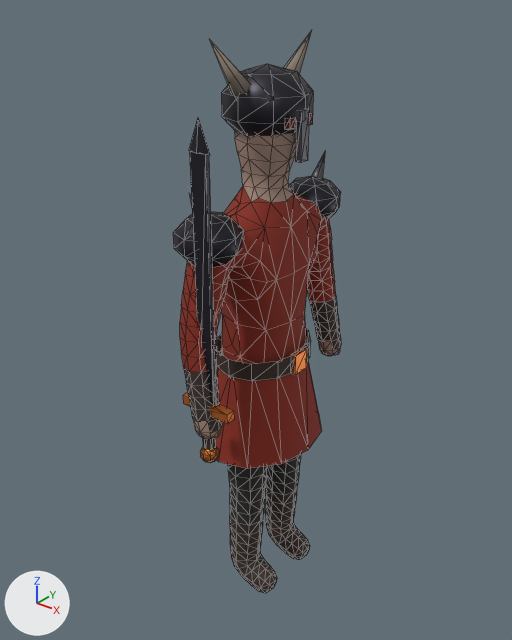
Two versions of the glTF model public/models/asch_melee.glb, one commit apart.
Before and after are seen from a 50 mm lens placed at (1.46, -1.87, 2.36), pointed at (-0.05, 0.01, 1.19). Arrows for +X, +Y and +Z are at lower left; the lights stay in place. The first picture is the older version. Mesh edges are drawn as thin lines. Vertices at exactly the same position are counted once.

Names of what the first picture shows: 'asch_melee'.
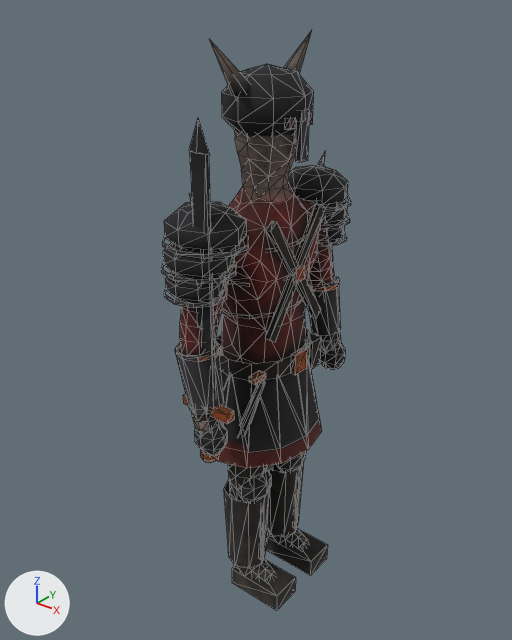
Changed parts and their boxes [x1, y1, x2, y2] in the pictures (512 x 640 px):
'asch_melee', reshaped (13% wider): before [173, 30, 341, 593]; after [161, 30, 351, 611]
part 1 of me_asch_melee, added: after [222, 299, 303, 319]
part 2 of me_asch_melee, added (mostly hidden): after [228, 281, 245, 286]
part 3 of me_asch_melee, added (mostly hidden): after [268, 237, 304, 252]
part 4 of me_asch_melee, added: after [293, 265, 305, 283]
part 5 of me_asch_melee, added: after [288, 165, 348, 207]
part 6 of me_asch_melee, added: after [323, 200, 347, 225]
part 7 of me_asch_melee, added: after [164, 201, 246, 253]
part 8 of me_asch_melee, added: after [163, 243, 234, 280]
part 9 of me_asch_melee, added: after [320, 342, 345, 370]
part 10 of me_asch_melee, added: after [194, 422, 227, 456]
part 11 of me_asch_melee, added: after [276, 451, 306, 472]
part 12 of me_asch_melee, added: after [266, 529, 328, 576]
part 13 of me_asch_melee, added: after [239, 469, 271, 502]
part 14 of me_asch_melee, added: after [305, 333, 322, 369]
part 15 of me_asch_melee, added: after [232, 559, 296, 611]
part 16 of me_asch_melee, added: after [249, 370, 266, 385]
part 17 of me_asch_melee, added: after [161, 195, 351, 468]
part 18 of me_asch_melee, added: after [224, 464, 303, 569]
part 19 of me_asch_melee, recoloured: before [180, 30, 341, 593]; after [180, 30, 341, 582]
part 20 of me_asch_melee, recoloured: before [173, 64, 341, 463]; after [183, 64, 338, 463]

Edits to the bpy script that builds the scene:
```text
Add mat_asch_melee_matt:
    mat_asch_melee_matt = bpy.data.materials.new('asch_melee_matt')
    # uses the picture img_asch_melee_farbe
    # uses the picture img_asch_melee_rauheit
    # uses the picture img_asch_melee_relief
Change me_asch_melee:
    remove me_asch_melee.from_pydata(...)  # 963 vertices, 1810 faces; spans x -0.22..0.22, y -0.43..0.43, z 0.02..2.2
    add me_asch_melee.from_pydata(...)  # 1731 vertices, 2938 faces; spans x -0.22..0.22, y -0.45..0.45, z 0.02..2.2
    me_asch_melee part 1: the loose piece of 24 vertices spanning x -0.17..0.17, y -0.2..0.2, z 1.06..1.12 is copied, and the copy is scaled about its middle by (0.823, 0.96, 0.171), then moved by (0.0, 0.0, 0.21), in mat_asch_melee_matt; it spans x -0.14..0.14, y -0.19..0.19, z 1.29..1.31
    me_asch_melee part 2: the loose piece of 24 vertices spanning x -0.17..0.17, y -0.2..0.2, z 1.06..1.12 is copied, and the copy is scaled about its middle by (0.823, 0.96, 0.171), then moved by (0.0, 0.0, 0.33), in mat_asch_melee_matt; it spans x -0.14..0.14, y -0.19..0.19, z 1.41..1.43
    me_asch_melee part 3: the loose piece of 24 vertices spanning x -0.17..0.17, y -0.2..0.2, z 1.06..1.12 is copied, and the copy is scaled about its middle by (0.857, 1, 0.171), then moved by (0.0, 0.0, 0.45), in mat_asch_melee_matt; it spans x -0.14..0.14, y -0.2..0.2, z 1.53..1.55
    me_asch_melee part 4: a new loose piece, a box spanning x 0.148..0.162, y -0.025..0.025, z 1.405..1.455, in mat_asch_melee_matt
    me_asch_melee part 5: a new loose piece, a UV sphere (8 segments, 5 rings, poles along z) spanning x -0.13..0.13, y 0.18..0.42, z 1.56..1.72, in mat_asch_melee_matt
    me_asch_melee part 6: a new loose piece, a UV sphere (8 segments, 5 rings, poles along z) spanning x -0.12..0.12, y 0.23..0.44, z 1.48..1.63, in mat_asch_melee_matt
    me_asch_melee part 7: a new loose piece, a UV sphere (8 segments, 5 rings, poles along z) spanning x -0.13..0.13, y -0.42..-0.18, z 1.56..1.72, in mat_asch_melee_matt
    me_asch_melee part 8: a new loose piece, a UV sphere (8 segments, 5 rings, poles along z) spanning x -0.12..0.12, y -0.44..-0.23, z 1.48..1.63, in mat_asch_melee_matt
    me_asch_melee part 9: a new loose piece, a UV sphere (8 segments, 5 rings, poles along z) spanning x 0.01..0.13, y 0.33..0.43, z 0.85..1.0, in mat_asch_melee_matt
    me_asch_melee part 10: a new loose piece, a UV sphere (8 segments, 5 rings, poles along z) spanning x 0.01..0.13, y -0.43..-0.33, z 0.85..1.0, in mat_asch_melee_matt
    me_asch_melee part 11: a new loose piece, a UV sphere (8 segments, 5 rings, poles along z) spanning x -0.01..0.11, y 0.04..0.2, z 0.47..0.63, in mat_asch_melee_matt
    me_asch_melee part 12: a new loose piece, a box spanning x -0.02..0.22, y 0.055..0.185, z 0.025..0.105, in mat_asch_melee_matt
    me_asch_melee part 13: a new loose piece, a UV sphere (8 segments, 5 rings, poles along z) spanning x -0.01..0.11, y -0.2..-0.04, z 0.47..0.63, in mat_asch_melee_matt
    me_asch_melee part 14: a new loose piece, a box spanning x 0.01..0.11, y 0.17..0.23, z 0.96..1.08, in mat_asch_melee_matt
    me_asch_melee part 15: a new loose piece, a box spanning x -0.02..0.22, y -0.185..-0.055, z 0.025..0.105, in mat_asch_melee_matt
    me_asch_melee part 16: a new loose piece, a box spanning x 0.115..0.145, y -0.23..-0.17, z 1.09..1.11, in mat_asch_melee_matt
    me_asch_melee part 17: 320 vertices added at x -0.21..0.21, y -0.45..0.45, z 0.78..1.65
    me_asch_melee part 18: 32 vertices added at x -0.08..0.1, y -0.21..0.21, z 0.15..0.51
    me_asch_melee part 19: 1464 faces spanning x -0.22..0.22, y -0.43..0.43, z 0.02..2.2 switch from mat_matt to mat_asch_melee_matt
    me_asch_melee part 20: 308 faces spanning x -0.14..0.18, y -0.41..0.4, z 0.81..2.11 switch from mat_metall to mat_asch_melee_matt
    other edits to the shape of me_asch_melee do not show in these pictures
```
